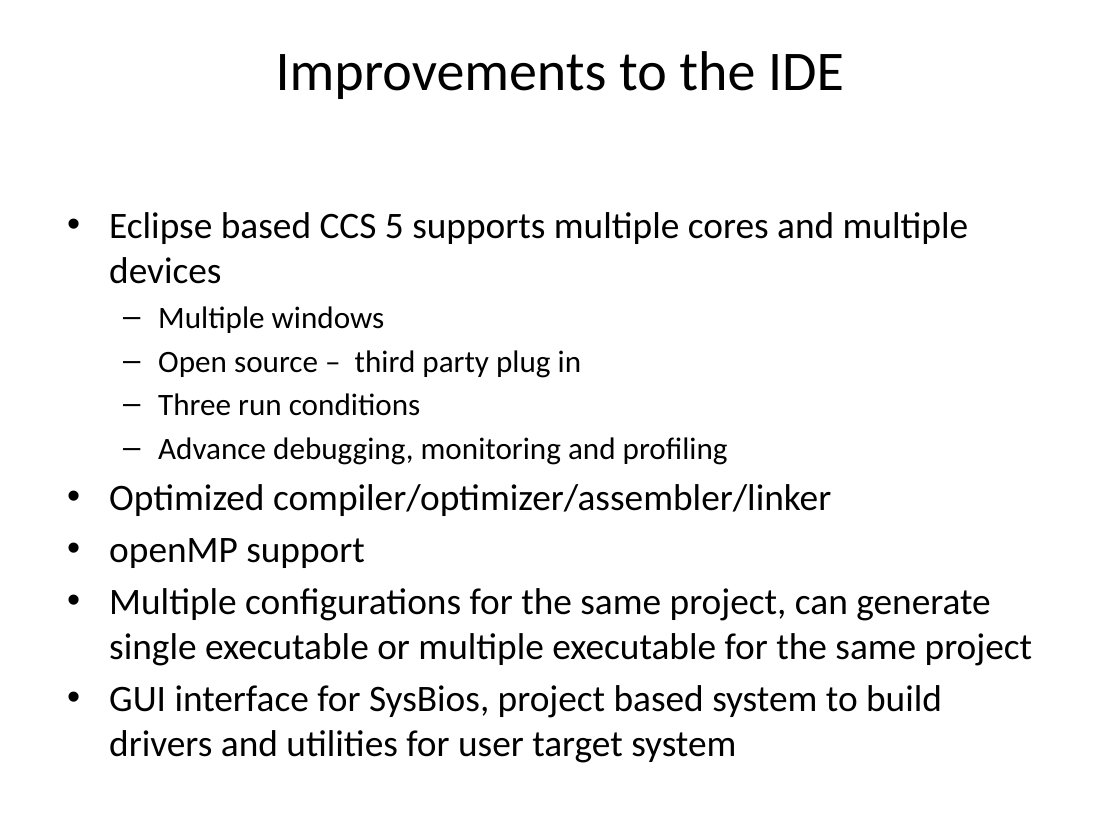
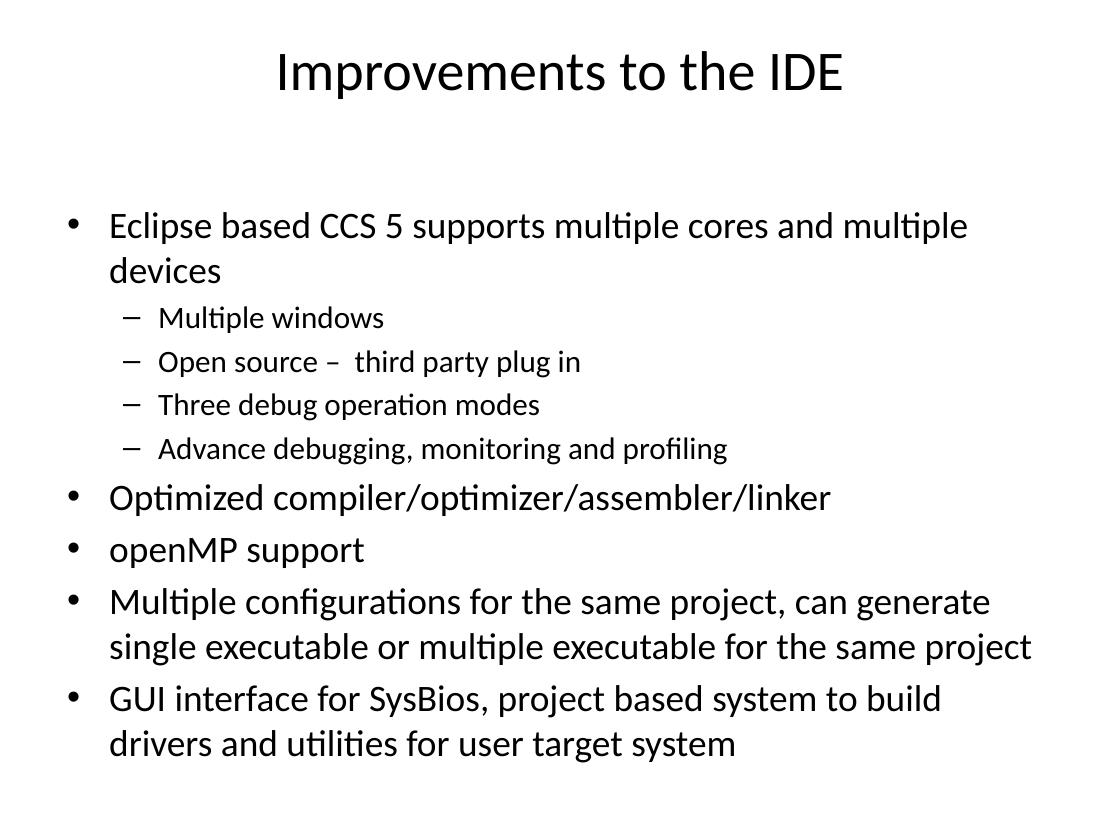
Before and after one commit to hari1989/keystone-workshop, a slide deck: slide 7 of preliminary/Introduction to KeyStone Software ECO.pptx. Drawn at 1120x840 pixels with LibreOffice and Linux fonts; fonts in the diff are those of the drawing. Boxes give left, top, right and bottom in pixels: in the first picture for what was removed or moved away, otherwise in the second. Text is boxed around its words. In the diff, an @@ line names an element or a change of style, - is before the commit and + after.

```diff
--- a/preliminary/Introduction to KeyStone Software ECO.pptx
+++ b/preliminary/Introduction to KeyStone Software ECO.pptx
@@ text at (158, 393, 540, 421): text changed @@
-  – Three run conditions
+  – Three debug operation modes
```
Also in this commit, not shown: 4 other slides changed, 1 slide added, 2 slides removed.
